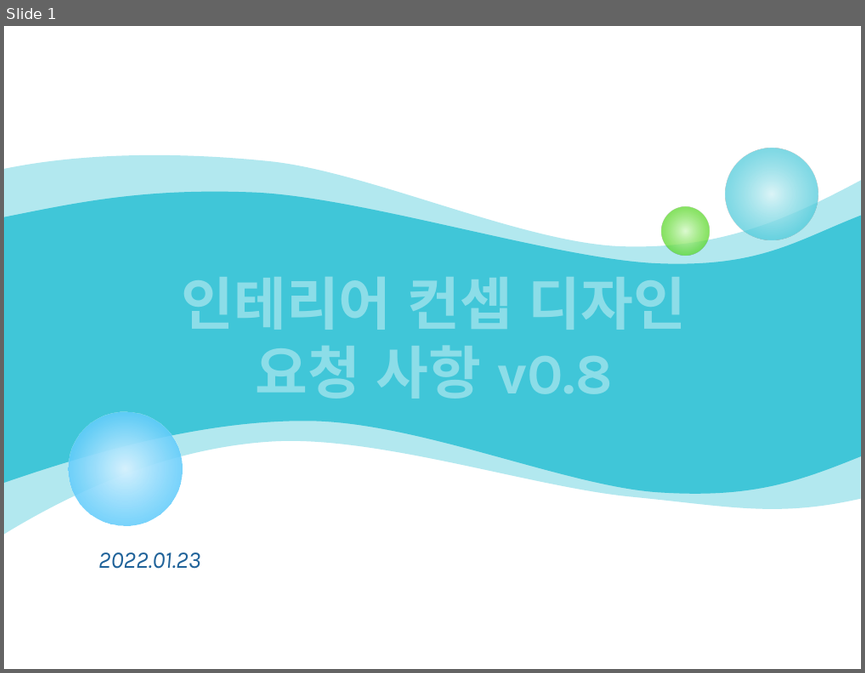
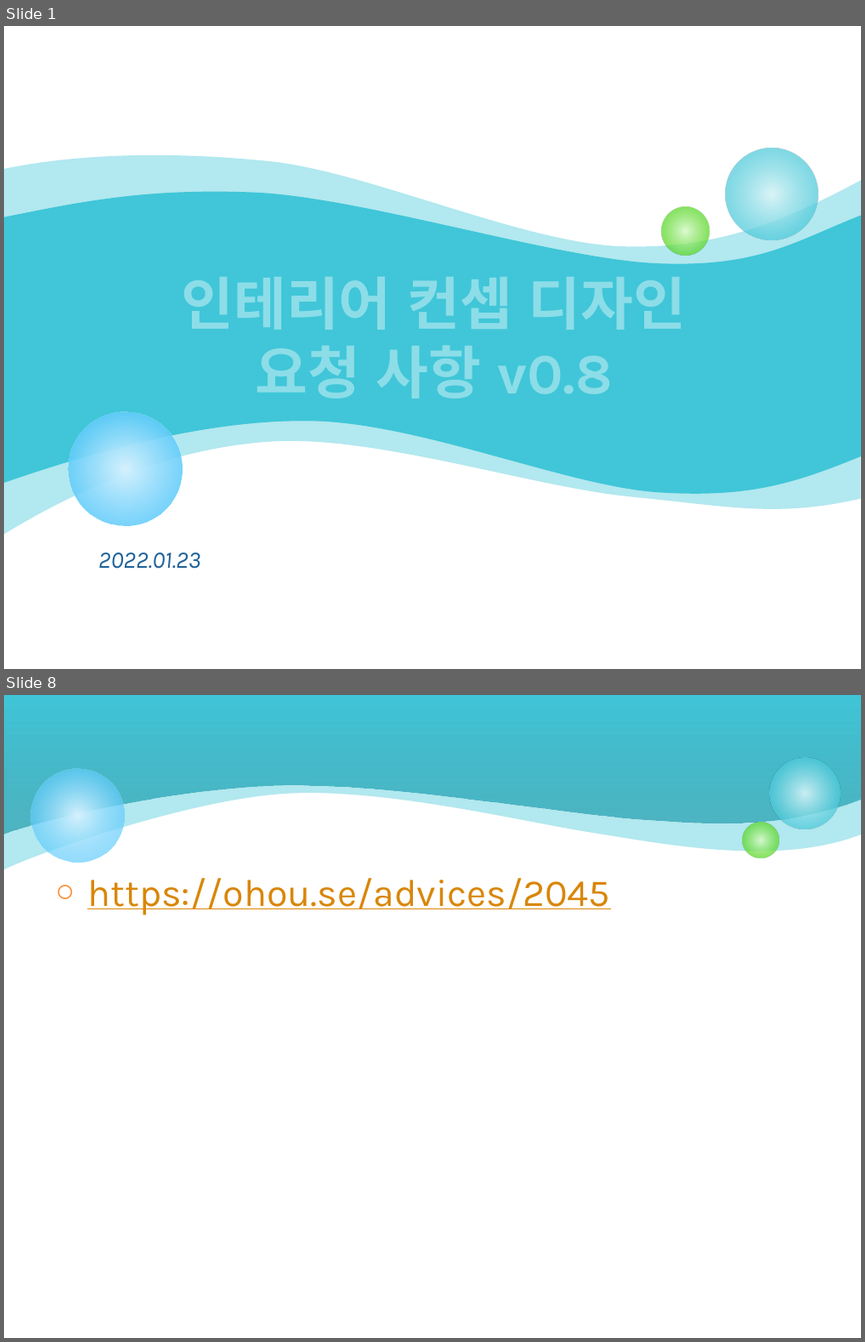
Before and after one commit to ketri-scs/4f_design, a slide deck: 100_컨셉 디자인/K220123_인테리어 컨셉 디자인 요청 사항 v0.8.pptx. Shown one above the other, each under a label of ours: slide 1 before the commit, slides 1 and 8 after it; the slides between them are not shown. The pictures are 865x673 and 865x1342 pixels, drawn with LibreOffice and Linux fonts; fonts in the diff are those of the drawing. Boxes give left, top, right and bottom in pixels: in the first picture for what was removed or moved away, otherwise in the second. Text is boxed around its words. In the diff, an @@ line names an element or a change of style, - is before the commit and + after.

```diff
--- a/100_컨셉 디자인/K220123_인테리어 컨셉 디자인 요청 사항 v0.8.pptx
+++ b/100_컨셉 디자인/K220123_인테리어 컨셉 디자인 요청 사항 v0.8.pptx
@@ slide 8 added at bbox=[4, 695, 861, 1338], background #FFFFFF @@
@@ freeform shape added at bbox=[4, 695, 861, 870], fill #40C6D8 at 40% opacity @@
@@ freeform shape added at bbox=[4, 695, 861, 834], fill gradient #249EAE to #40C6D8 @@
@@ ellipse added at bbox=[30, 769, 124, 862], fill gradient #D6F2FE to #33BDFB @@
@@ ellipse added at bbox=[769, 758, 840, 828], fill gradient #D9F4F7 to #40C6D8 @@
@@ ellipse added at bbox=[743, 822, 778, 858], fill gradient #DAFACD to #4CD416 @@
@@ text added at bbox=[87, 878, 610, 915], 32 pt, text #D98609, underline @@
+○ https://ohou.se/advices/2045
```
Also in this commit, not shown: 5 slides changed, 1 other slide added, 2 slides removed, 2 other files.
